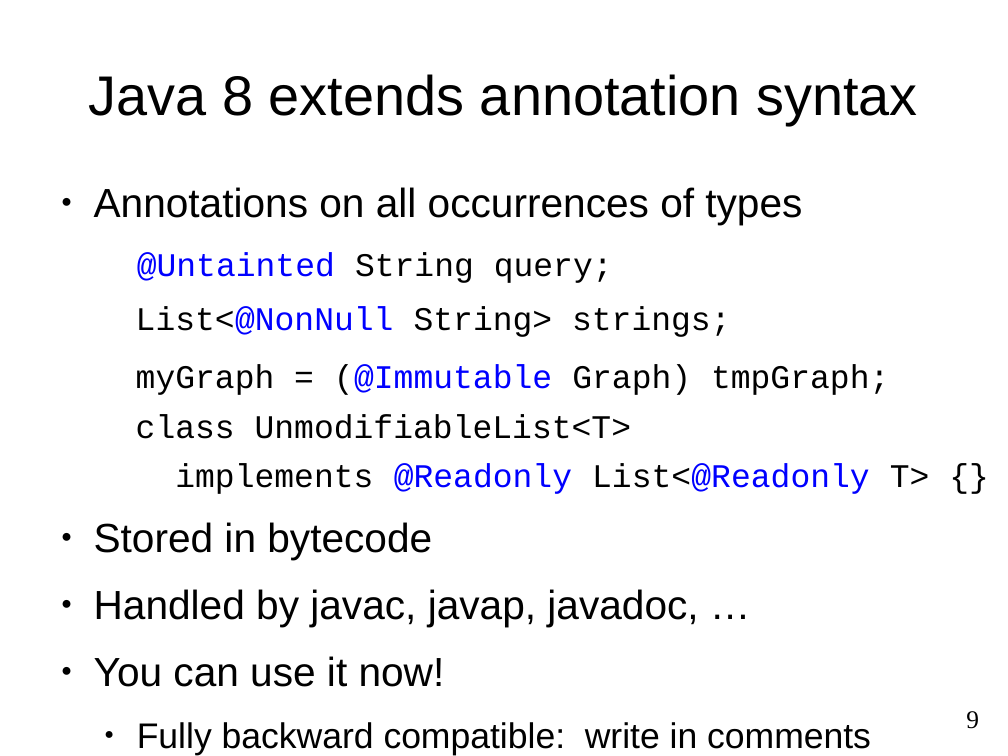
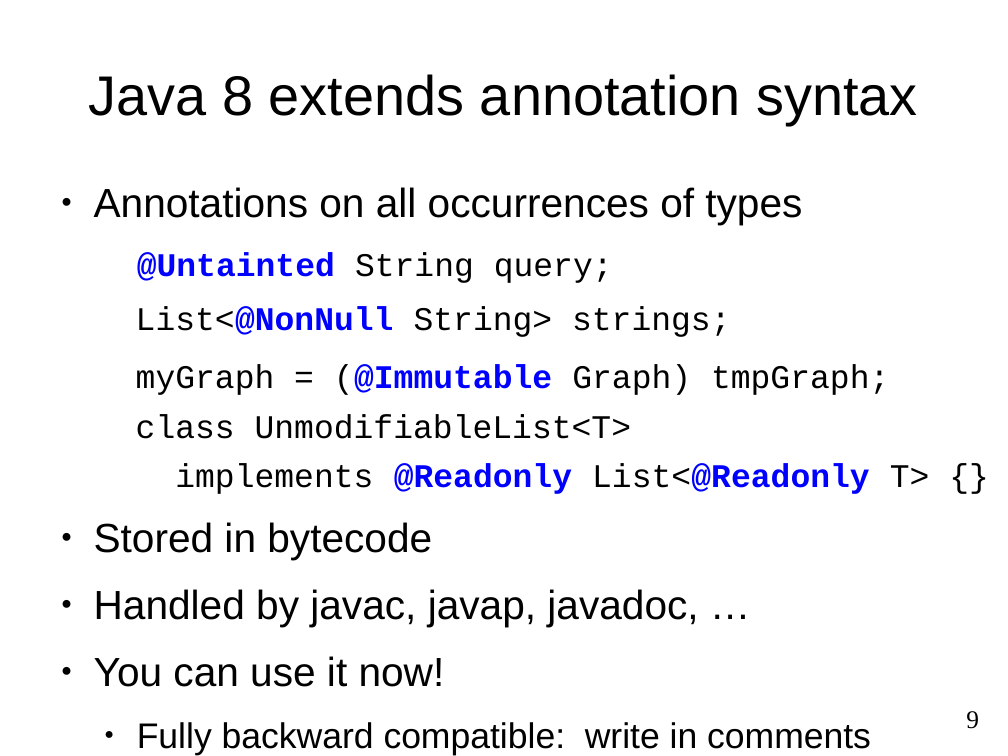
Before and after one commit to reprogrammer/checker-framework, a slide deck: slide 9 of demos/2011-OSBridge/intro.odp. Drawn at 1008x756 pixels with LibreOffice and Linux fonts; fonts in the diff are those of the drawing. Boxes give left, top, right and bottom in pixels: in the first picture for what was removed or moved away, otherwise in the second. Text is boxed around its words. In the diff, an @@ line names an element or a change of style, - is before the commit and + after.

Commit message:
Tweak

```diff
--- a/demos/2011-OSBridge/intro.odp
+++ b/demos/2011-OSBridge/intro.odp
@@ text at <box>136,252,930,494</box>: bold on in "@Untainted", "List<@NonNull", "(@Immutable", "@Readonly List<@Readonly" @@
```
